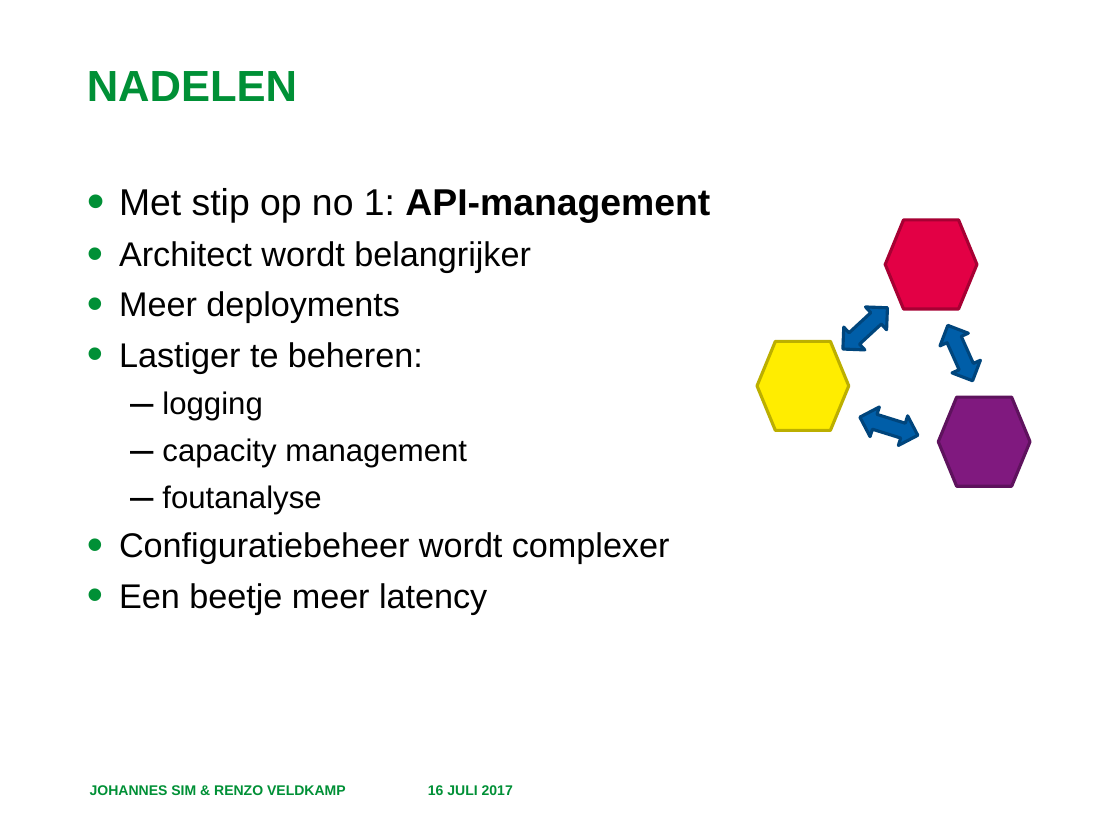
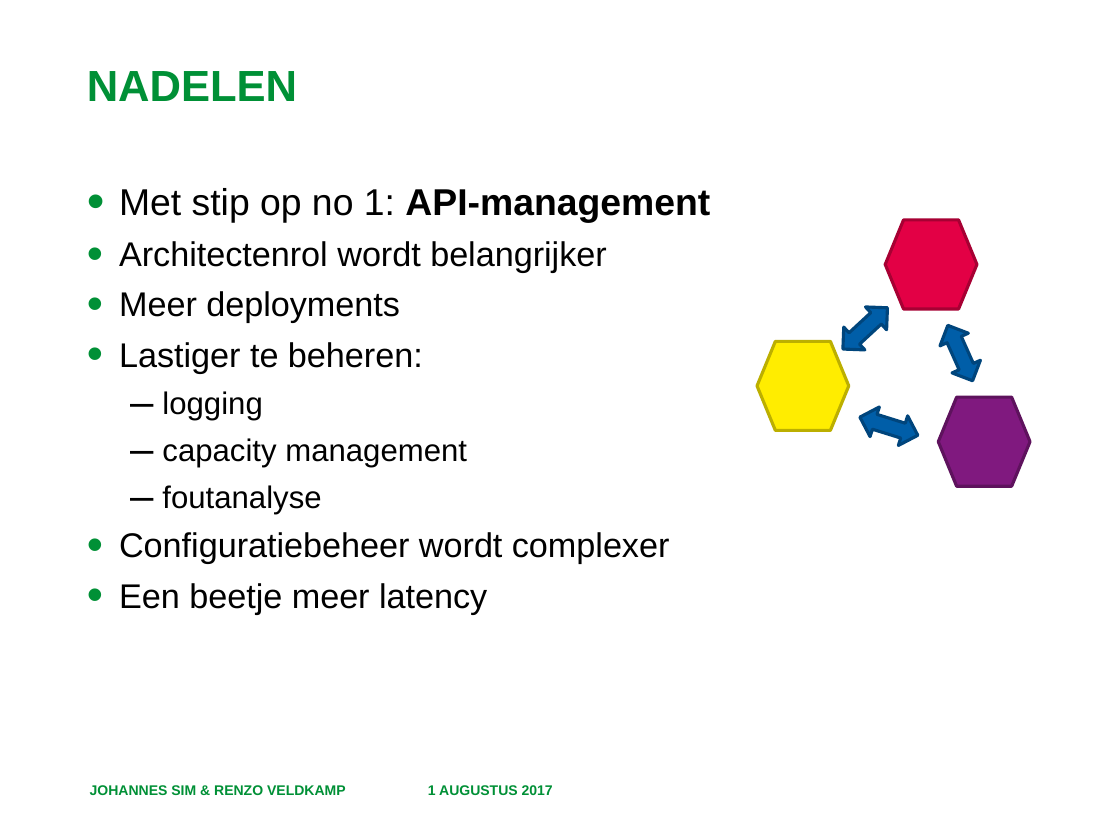
Before and after one commit to RenzoVeldkamp/MicroContainer, a slide deck: slide 11 of Presentatie/Docker-based microservices.pptx (slide 9 before the commit). Drawn at 1120x840 pixels with LibreOffice and Linux fonts; fonts in the diff are those of the drawing; background and template pictures are left out. Boxes give left, top, right and bottom in pixels: in the first picture for what was removed or moved away, otherwise in the second. Text is boxed around its words. In the diff, an @@ line names an element or a change of style, - is before the commit and + after.

```diff
--- a/Presentatie/Docker-based microservices.pptx
+++ b/Presentatie/Docker-based microservices.pptx
@@ text at (x1=119, y1=241, x2=606, y2=273): text changed @@
-• Architect wordt belangrijker
+• Architectenrol wordt belangrijker
@@ text at (x1=428, y1=785, x2=553, y2=795): text changed @@
-16 JULI 2017
+1 AUGUSTUS 2017
```
Also in this commit, not shown: 15 other slides changed, 2 slides added, 2 other files.
